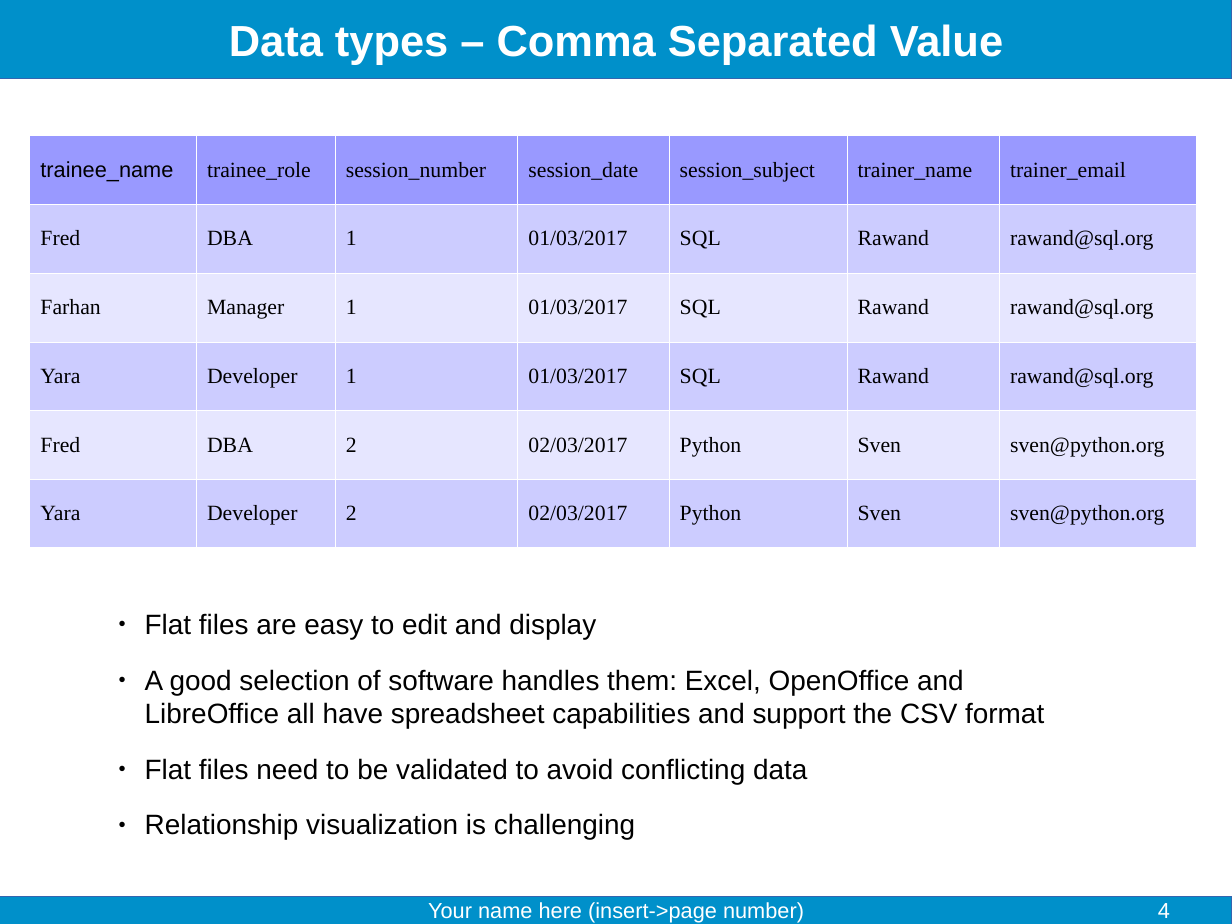
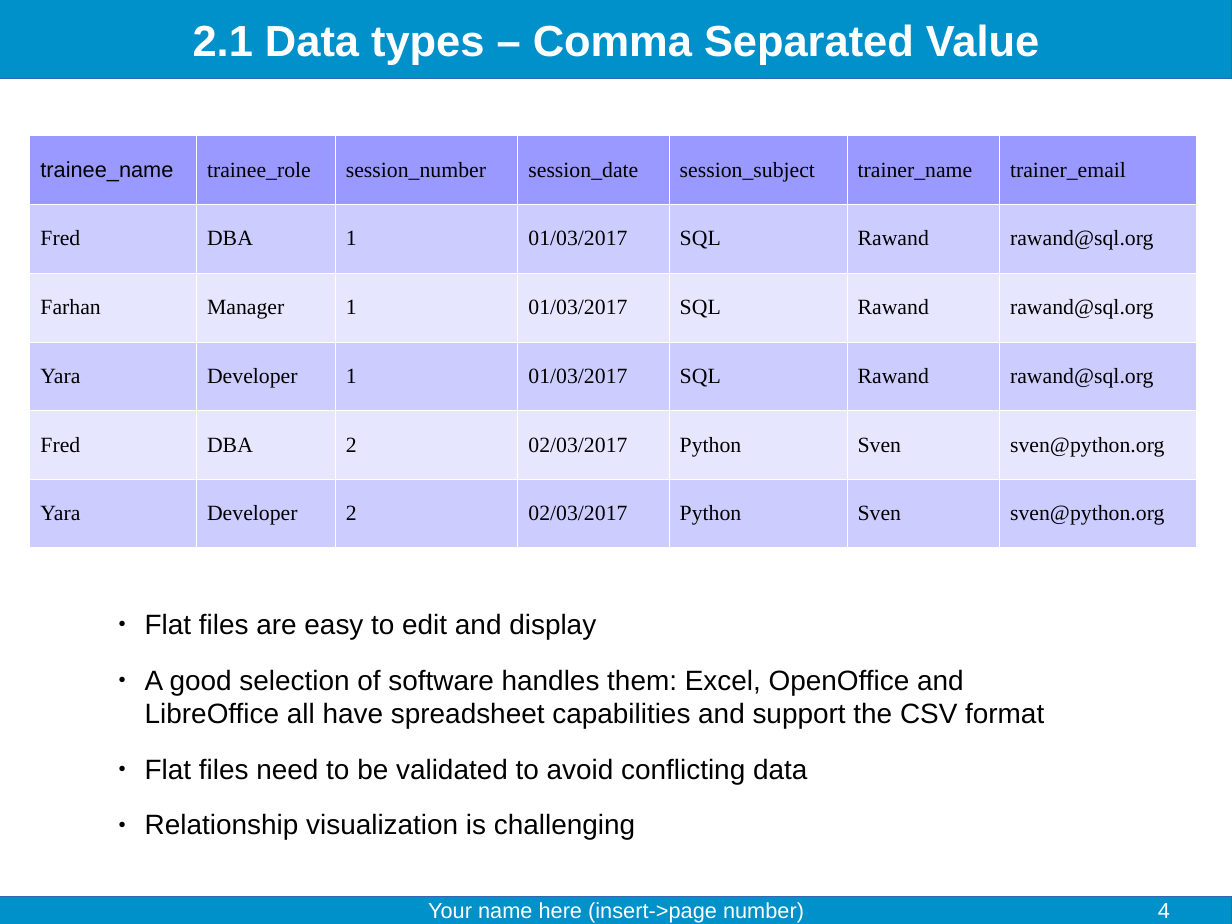
Before and after one commit to fjelltopp/training, a slide deck: slide 4 of data_storage_solutions/Data storage solutions.odp. Drawn at 1232x924 pixels with LibreOffice and Linux fonts; fonts in the diff are those of the drawing. Boxes give left, top, right and bottom in pixels: in the first picture for what was removed or moved away, otherwise in the second. Text is boxed around its words. In the diff, an @@ line names an element or a change of style, - is before the commit and + after.

Commit message:
Add data storage solutions exercises and system exercises

```diff
--- a/data_storage_solutions/Data storage solutions.odp
+++ b/data_storage_solutions/Data storage solutions.odp
@@ title at (193, 24, 1039, 65): text changed @@
-Data types – Comma Separated Value
+2.1 Data types – Comma Separated Value
```
Also in this commit, not shown: 5 other slides changed, 3 slides added, 10 other files.
